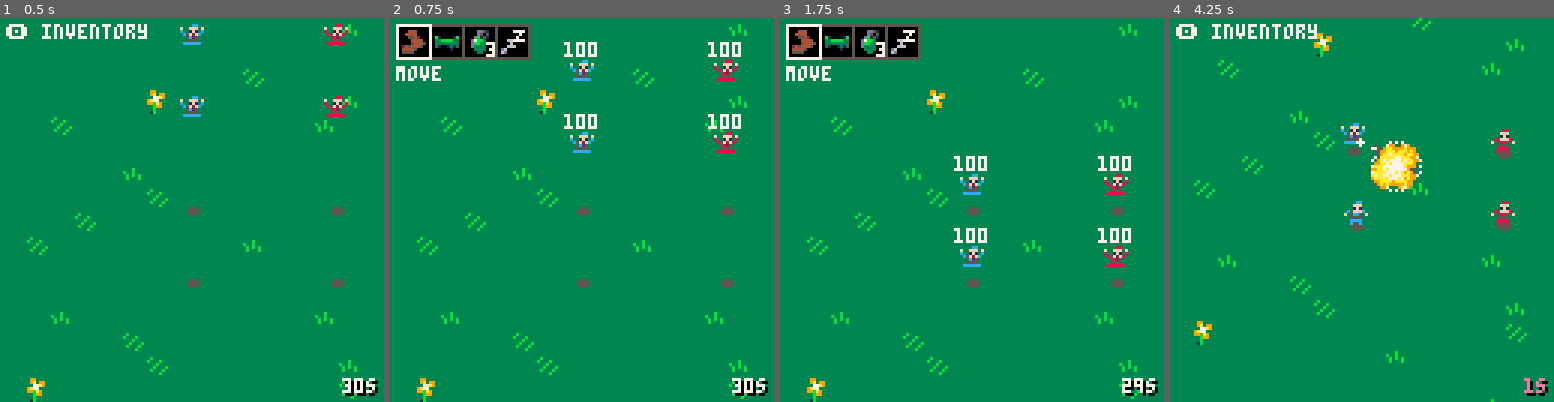
Above: before the commit, frames 1-4 (left to right).
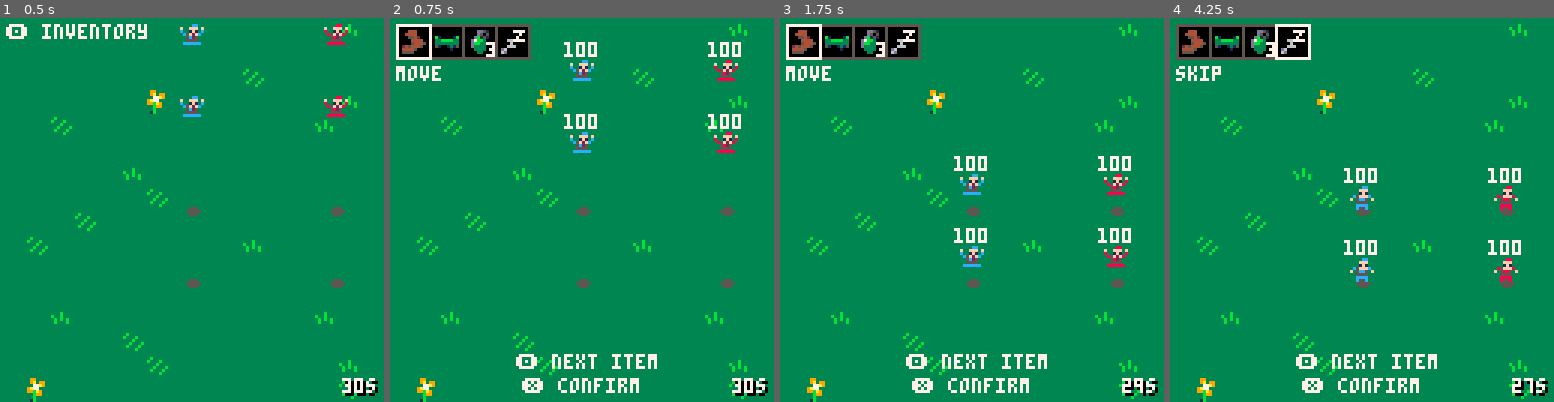
Above: after the commit, the same moments.

Repository: pedrus16/tiny-war
Game: PICO-8 cartridge hogs.p8
Same seed, same stepped clock (60 frames per second), same inputs: the game is played once before the commit and once after it.
Inputs:
- Up to frame 1 (0.5 s): tap X (X key) at 0.33 s
- Up to frame 2 (0.75 s): tap O (Z key) at 0.7 s
- Up to frame 3 (1.75 s): tap X (X key) at 1.07 s; hold Right from 1.6 s (still down); tap O (Z key) at 1.7 s
- Up to frame 4 (4.25 s): tap X (X key) at 1.85, 2.97, 4.08 s; release Right at 2.1 s; tap O (Z key) every 0.4 s from 2.1 to 4.1 s; hold Up 2.15-2.42 s; hold Right 2.47-3.03 s; hold Left 3.08-3.58 s; hold Down 3.63-3.97 s; hold Right from 4.02 s (still down)

Frame 1 is identical in both runs. In frame 2, 1.2% of the frame differs, in the area x 32-70%, y 87-98%; in frame 3, 1.2%; in frame 4, 11%, in the area x 1-98%, y 0-100%.

Commit message:
fix: item instances being shared between units

Diff:
--- a/hogs.p8
+++ b/hogs.p8
@@ -21,7 +21,6 @@
 
 function _init()
 	init_bullet_data()
-	init_item_data()
 	game:init()
 
 	local function spawn_unit(x,y,k)
@@ -81,7 +80,7 @@
 		e:draw()
 	end
 
-	if game.unit and game.unit.item
+	if game.unit and game.unit.item and not menu.open
 	then
 		game.unit.item:draw(game.unit)
 		camera()
@@ -106,7 +105,7 @@
 	end
 
 
-	if not game.over	then
+	if not game.over then
 		camera()
 		local val=max(0,ceil(game.timer))
 		local txt=tostr(val).."s"
@@ -127,24 +126,35 @@
 }
 
 function menu:handle_input(u)
-	if self.open	then
+	if self.open then
 		local i=self.index
 
-		if btnp(🅾️) or btnp(❎) then
-			local item=u.inventory[i]
-			u.item=items[item.id]
+		-- confirm
+		if btnp(❎) then
+			u.item=u.inventory[i].item
 			self.open=false
 			return
 		end
 
-		if btnp(⬅️) and i>1 then
-			self.index-=1
-		end
-
+		-- cycle through inventory
 		local size=#u.inventory
-		if btnp(➡️) and i<size then
-			self.index+=1
-		end
+		if btnp(🅾️) then
+			self.index = i < size and self.index + 1 or 1
+		end
+
+		-- move camera
+		local dx=0
+		local dy=0
+		if (btn(⬅️)) dx-=1 u.dx=-1
+		if (btn(➡️)) dx+=1 u.dx= 1
+		if (btn(⬆️)) dy-=1 u.dy=-1
+		if (btn(⬇️)) dy+=1 u.dy= 1
+
+		-- normalize dir
+		local l=sqrt(dx*dx+dy*dy)
+		if (l>0)	dx/=l	dy/=l
+
+
 
 	else
 		if (btnp(🅾️)) self.open=true
@@ -179,20 +189,28 @@
 
 		-- items sprites
 		for i=0,n-1 do
-			local item=u.inventory[i+1]
-			spr(item.id,2+i*w,2)
-			if item.ammo then
-				?item.ammo,8+i*w,6
+			local slot = u.inventory[i+1]
+			local item = slot.item
+			local sprite = 48
+			if (item) sprite = item.k
+			spr(sprite,2+i*w,2)
+			if slot.ammo then
+				?slot.ammo,8+i*w,6
 			end
 		end
 
 		-- caption
-		local i=u.inventory[self.index]
-		local item=items[i.id]
+		local slot=u.inventory[self.index]
+		local item = slot.item
 		local txt="move"
 		if (item) txt=item.text
-		if (i.ammo) txt=txt.." x"..i.ammo
+		if (slot.ammo) txt=txt.." x"..slot.ammo
 		?txt,0,14,7
+
+		-- user help
+		camera(0, 0)
+		?"🅾️ next item",64-11*2,112,7
+		?"❎ confirm",64-10*2,120,7
 	end
 end
 
@@ -211,7 +229,7 @@
 
 
 	local function update(u)
-		if (u.item)	u.item:update(u)
+		if (u.item) u.item:update(u)
 
 		local s=u.state:update(u)
 		if s then
@@ -253,10 +271,10 @@
 	 state=create_standing_state(),
 	 item=nil,
 	 inventory={
-	 	{id=48},
-			{id=49},
-			{id=50,ammo=3},
-			{id=51}
+		{item=nil},
+		{item=create_bazooka()},
+		{item=create_hand_grenade(), ammo=3},
+		{item=create_skip()}
 	 },
 	 fired=false,
 	 handle_input=handle_input,
@@ -423,7 +441,7 @@
 
 function consume_ammo(u, id)
 	for i in all(u.inventory) do
-		if i.id==id and i.ammo then
+		if i and i.k==id and i.ammo then
 			i.ammo-=1
 			if i.ammo<=0 then
 				del(u.inventory, i)
@@ -661,18 +679,6 @@
 	return gameover,winner
 end
 -->8
--- items
-
-function init_item_data()
-
-	items={
-		[49]=create_bazooka(),
-	 [50]=create_hand_grenade(),
-		[51]=create_skip()
-	}
-
-end
-
 
 function handle_input_aim(u)
 	local angle_ac=1
@@ -845,13 +851,13 @@
 	end
 
 	return {
-	 k=50,
- 	text="hand grenade",
- 	handle_input=handle_input,
- 	update=update,
- 	draw=draw_aim,
- 	draw_ui=draw_ui
- }
+		k=50,
+		text="hand grenade",
+		handle_input=handle_input,
+		update=update,
+		draw=draw_aim,
+		draw_ui=draw_ui
+	}
 end
 
 -- skip
@@ -1082,9 +1088,7 @@
 
 
 function is_moving(e)
-	return e.vx!=0 or
-								e.vy!=0 or
-								e.vz!=0
+	return e.vx!=0 or e.vy!=0 or e.vz!=0
 end
 
 
